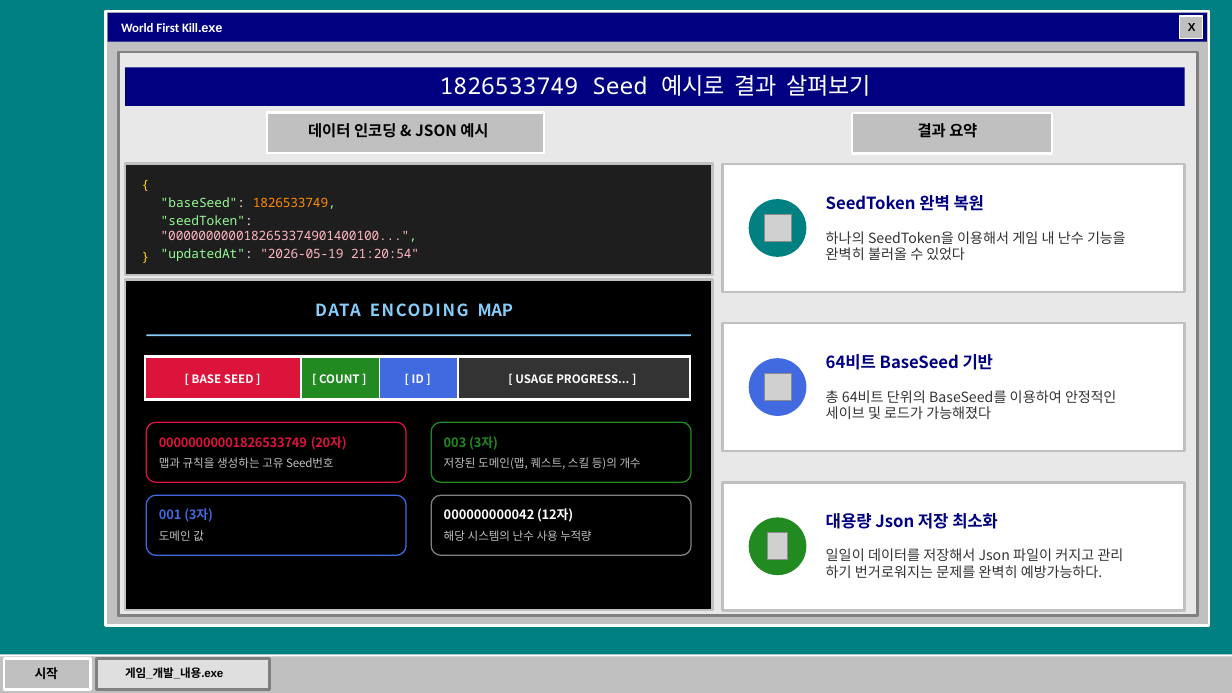
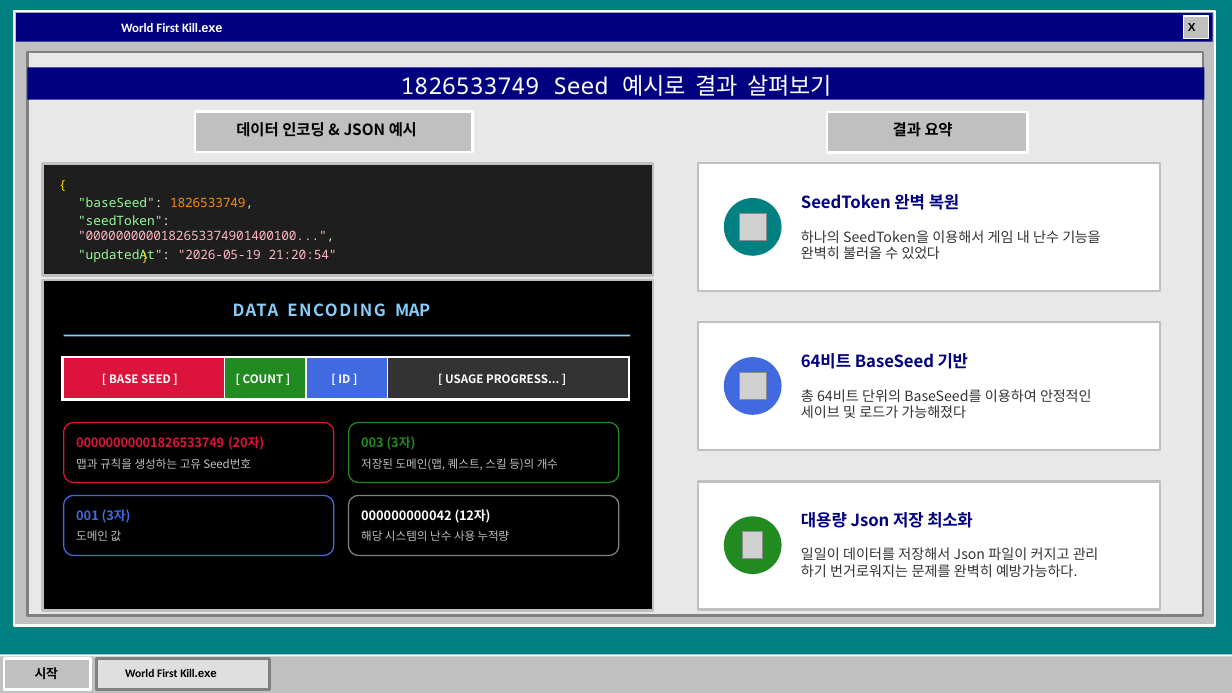
Before and after one commit to InfiSword/InfiSword.github.io, a slide deck: slide 13 of assets/Portfoilo/리얼 포폴 수정 (1).pptx (slide 14 before the commit). Drawn at 1232x693 pixels with LibreOffice and Linux fonts; fonts in the diff are those of the drawing; grey boxes stand for pictures; background and template pictures are left out. Boxes give left, top, right and bottom in pixels: in the first picture for what was removed or moved away, otherwise in the second. Text is boxed around its words. In the diff, an @@ line names an element or a change of style, - is before the commit and + after.

```diff
--- a/assets/Portfoilo/리얼 포폴 수정 (1).pptx
+++ b/assets/Portfoilo/리얼 포폴 수정 (1).pptx
@@ freeform shape: place and size @@
-freeform shape at bbox=[105, 11, 1209, 626]
+freeform shape at bbox=[14, 11, 1215, 626]
@@ freeform shape: place and size @@
-freeform shape at bbox=[105, 11, 1209, 626]
+freeform shape at bbox=[14, 11, 1215, 626]
@@ freeform shape: place and size @@
-freeform shape at bbox=[108, 13, 1208, 42]
+freeform shape at bbox=[17, 13, 1214, 42]
@@ freeform shape: place and size @@
-freeform shape at bbox=[1180, 16, 1203, 38]
+freeform shape at bbox=[1184, 16, 1209, 38]
@@ freeform shape: place and size @@
-freeform shape at bbox=[1180, 16, 1203, 38]
+freeform shape at bbox=[1184, 16, 1209, 38]
@@ freeform shape: place and size @@
-freeform shape at bbox=[118, 52, 1197, 616]
+freeform shape at bbox=[28, 52, 1202, 616]
@@ freeform shape: place and size @@
-freeform shape at bbox=[119, 52, 1198, 616]
+freeform shape at bbox=[28, 52, 1203, 616]
@@ freeform shape: place and size @@
-freeform shape at bbox=[119, 52, 1198, 616]
+freeform shape at bbox=[28, 52, 1203, 616]
@@ rectangle "1826533749 Seed 예시로 결과 살펴보기": place and size @@
-rectangle "1826533749 Seed 예시로 결과 살펴보기" at bbox=[125, 67, 1185, 106]
+rectangle "1826533749 Seed 예시로 결과 살펴보기" at bbox=[28, 67, 1205, 100]
@@ rectangle "데이터 인코딩 & JSON 예시": place and size @@
-rectangle "데이터 인코딩 & JSON 예시" at bbox=[267, 113, 544, 153]
+rectangle "데이터 인코딩 & JSON 예시" at bbox=[195, 112, 472, 152]
@@ freeform shape: place and size @@
-freeform shape at bbox=[125, 164, 713, 275]
+freeform shape at bbox=[43, 164, 653, 275]
@@ freeform shape: place and size @@
-freeform shape at bbox=[125, 164, 713, 275]
+freeform shape at bbox=[43, 164, 653, 275]
@@ text "{": place and size @@
-text "{" at bbox=[141, 175, 150, 192]
+text "{" at bbox=[59, 176, 67, 192]
@@ text ""baseSeed": 1826533749,": place and size @@
-text ""baseSeed": 1826533749," at bbox=[161, 197, 419, 258]
+text ""baseSeed": 1826533749," at bbox=[78, 197, 337, 259]
@@ freeform shape: place and size @@
-freeform shape at bbox=[125, 280, 713, 611]
+freeform shape at bbox=[43, 280, 653, 611]
@@ freeform shape: place and size @@
-freeform shape at bbox=[125, 280, 713, 611]
+freeform shape at bbox=[43, 280, 653, 611]
@@ text "DATA ENCODING MAP": place and size @@
-text "DATA ENCODING MAP" at bbox=[315, 303, 513, 317]
+text "DATA ENCODING MAP" at bbox=[233, 303, 430, 317]
@@ table: place and size @@
-table at bbox=[145, 357, 690, 399]
+table at bbox=[63, 357, 629, 399]
@@ freeform shape: place and size @@
-freeform shape at bbox=[146, 335, 691, 336]
+freeform shape at bbox=[64, 335, 630, 336]
@@ freeform shape: place and size @@
-freeform shape at bbox=[146, 422, 406, 482]
+freeform shape at bbox=[64, 422, 334, 482]
@@ text "00000000001826533749 (20자)": place and size @@
-text "00000000001826533749 (20자)" at bbox=[159, 436, 347, 468]
+text "00000000001826533749 (20자)" at bbox=[76, 436, 264, 469]
@@ freeform shape: place and size @@
-freeform shape at bbox=[432, 422, 691, 482]
+freeform shape at bbox=[348, 422, 619, 482]
@@ text "003 (3자)": place and size @@
-text "003 (3자)" at bbox=[444, 436, 641, 469]
+text "003 (3자)" at bbox=[361, 436, 558, 470]
@@ freeform shape: place and size @@
-freeform shape at bbox=[146, 495, 406, 555]
+freeform shape at bbox=[64, 495, 334, 555]
@@ text "001 (3자)": place and size @@
-text "001 (3자)" at bbox=[159, 508, 213, 541]
+text "001 (3자)" at bbox=[76, 509, 131, 541]
@@ freeform shape: place and size @@
-freeform shape at bbox=[432, 495, 691, 555]
+freeform shape at bbox=[348, 495, 619, 555]
@@ text "000000000042 (12자)": place and size @@
-text "000000000042 (12자)" at bbox=[444, 508, 591, 541]
+text "000000000042 (12자)" at bbox=[361, 509, 509, 541]
@@ 6 freeform shapes, 4 rectangles, 3 pictures: place and size @@
-6 freeform shapes, 4 rectangles, 3 pictures at bbox=[723, 113, 1185, 611]
+6 freeform shapes, 4 rectangles, 3 pictures at bbox=[698, 112, 1160, 610]
@@ text at bbox=[125, 669, 216, 677]: text changed; font Noto Sans CJK KR to Calibri @@
-게임_개발_내용.exe
+World First Kill.exe
```
Also in this commit, not shown: 7 other slides changed, 1 slide removed, 1 other file.
